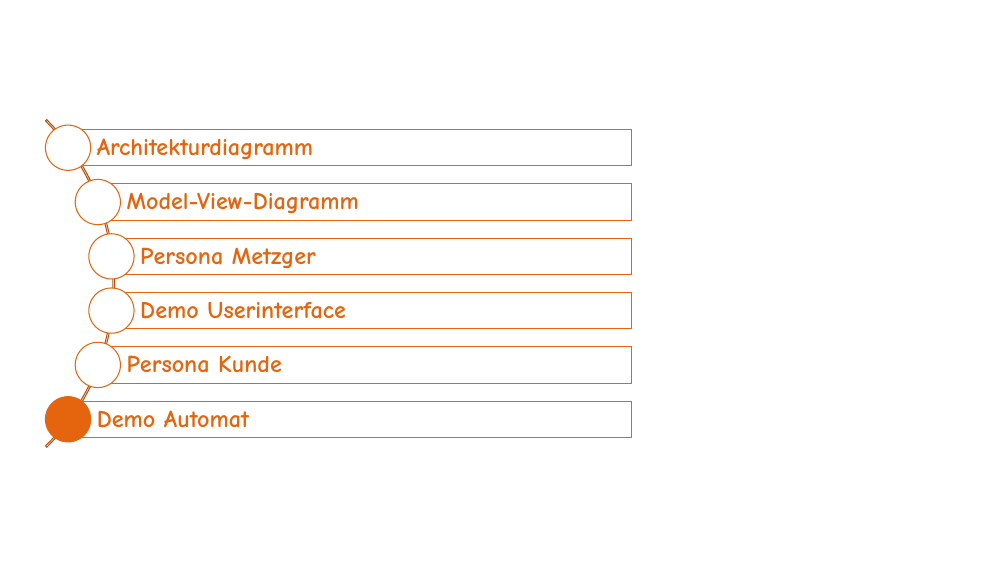
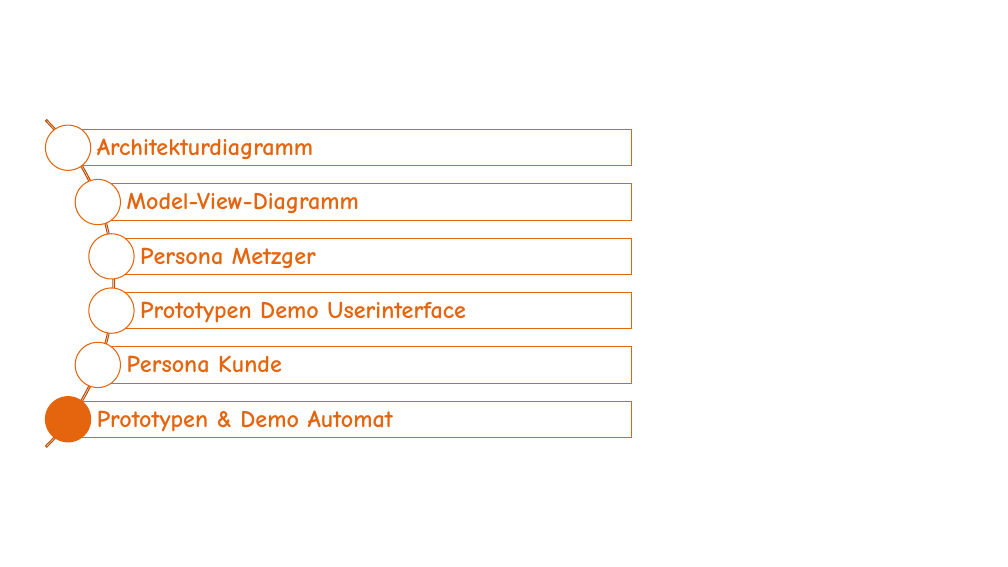
Before and after one commit to LisaRebecca/Gruppe4, a slide deck: slide 14 of Präsentation - Butcher Cockpit.pptx (slide 13 before the commit). Drawn at 1008x567 pixels with LibreOffice and Linux fonts; fonts in the diff are those of the drawing. Boxes give left, top, right and bottom in pixels: in the first picture for what was removed or moved away, otherwise in the second. Text is boxed around its words. In the diff, an @@ line names an element or a change of style, - is before the commit and + after.

```diff
--- a/Präsentation - Butcher Cockpit.pptx
+++ b/Präsentation - Butcher Cockpit.pptx
@@ text at bbox=[140, 301, 466, 323]: text changed @@
-Demo Userinterface
+Prototypen Demo Userinterface
@@ text at bbox=[97, 410, 393, 432]: text changed @@
-Demo Automat
+Prototypen & Demo Automat
```
Also in this commit, not shown: 6 other slides changed, 2 slides added.
